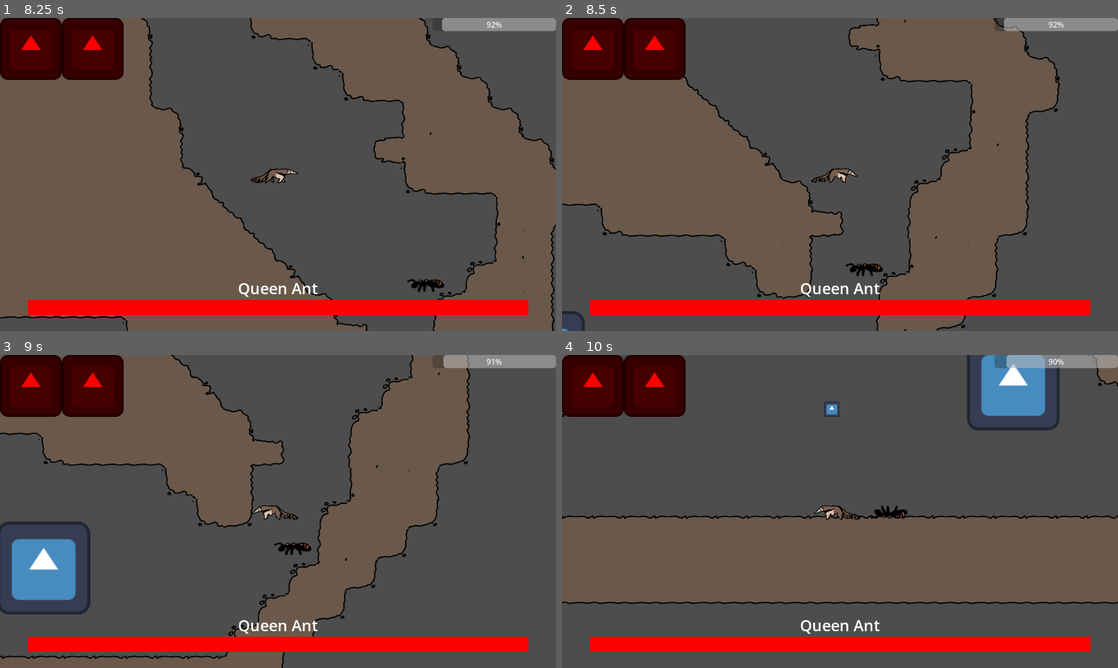
Above: before the commit, frames 1-4 (two rows, left to right).
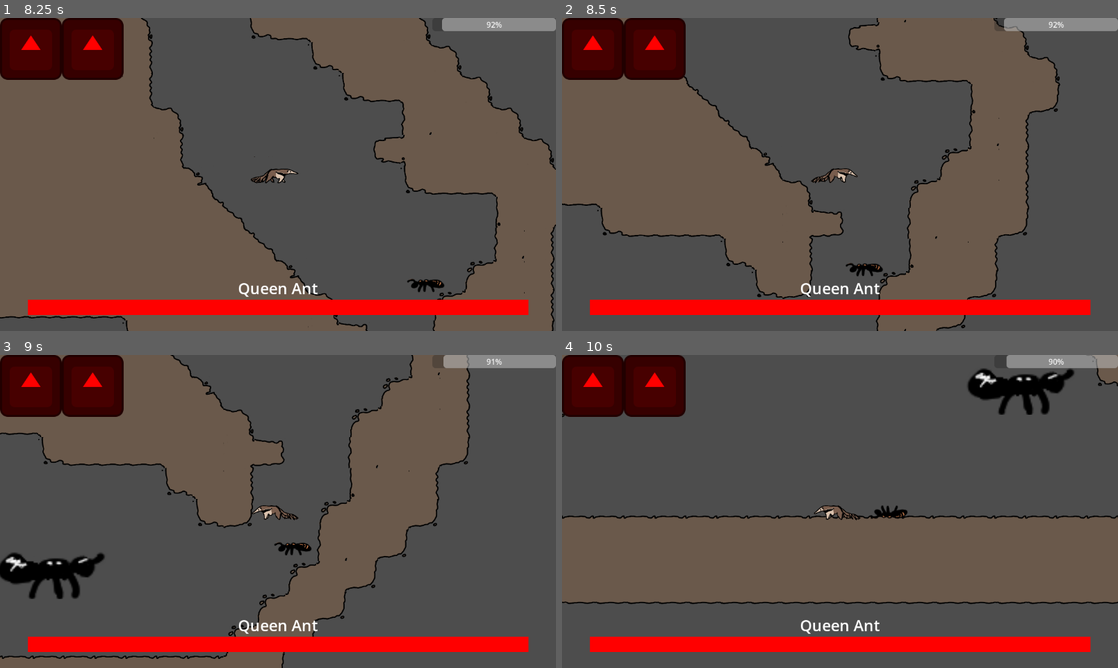
Above: after the commit, the same moments.

Repository: IncrediblyCreativeUsername/Team-Indecisive-Cutthroat-2026
Game: Godot game, scene res://UI/MainMenu.tscn
Same seed, same stepped clock (60 frames per second), same inputs: the game is played once before the commit and once after it. The engine's default icon, where the game draws it, is replaced by a stand-in: a white triangle on a blue panel in a dark square.
Inputs (mouse positions are in pixels of both pictures, inside the frame that each line leads up to):
- Up to frame 1 (8.25 s): click "Play" at 0.5 s; tap Enter at 1.25 s; move the mouse to (250, 237) at 1.27 s; hold D (MOVE_RIGHT) 1.28-2.78 s; tap Q (DROP) every 2.25 s from 1.35 to 8.1 s; tap W (JUMP) at 1.52, 2.27, 3.77, 4.52, 5.27, 6.77, 7.52 s; move the mouse to (444, 221) at 2.02 s; tap E (EAT) at 2.1, 4.35, 6.6 s; move the mouse to (111, 127) at 2.77 s; hold A (MOVE_LEFT) 2.78-5.03 s; click (111, 127) at 2.85 s; move the mouse to (305, 174) at 3.52 s; move the mouse to (194, 96) at 4.27 s; move the mouse to (400, 158) at 5.02 s; hold D (MOVE_RIGHT) from 5.03 s (still down); click (400, 158) at 5.1 s; move the mouse to (166, 190) at 5.77 s; move the mouse to (333, 105) at 6.52 s; move the mouse to (250, 237) at 7.27 s; click (250, 237) at 7.35 s; move the mouse to (444, 221) at 8.02 s
- Up to frame 2 (8.5 s): keep holding D (MOVE_RIGHT); tap W (JUMP) at 8.27 s
- Up to frame 3 (9 s): move the mouse to (111, 464) at 8.77 s; release D (MOVE_RIGHT) at 8.78 s; hold A (MOVE_LEFT) from 8.78 s (still down); tap E (EAT) at 8.85 s
- Up to frame 4 (10 s): keep holding A (MOVE_LEFT); move the mouse to (867, 511) at 9.52 s; click (867, 511) at 9.6 s; tap W (JUMP) at 9.77 s

Frame 1 is identical in both runs. In frame 2, less than 0.1% of the frame differs, in the area x 0-5%, y 93-100%; in frame 3, 3.2%, in the area x 0-19%, y 53-83%; in frame 4, 3.1%.

Commit message:
Temporary boss sprite

Diff:
--- a/Boss/Boss.tscn
+++ b/Boss/Boss.tscn
@@ -1,8 +1,12 @@
 [gd_scene format=3 uid="uid://b4w6kdudqm68g"]
 
 [ext_resource type="Script" uid="uid://7y37y6xdt8nt" path="res://Boss/boss.gd" id="1_4xi7c"]
-[ext_resource type="Texture2D" uid="uid://dlhfkqblbvnm8" path="res://Art/Placeholder/icon.svg" id="2_4xi7c"]
+[ext_resource type="Texture2D" uid="uid://ole04ijv4b8a" path="res://Art/antgame_chars.png" id="2_62g1u"]
 [ext_resource type="PackedScene" uid="uid://vxxr7h30akbh" path="res://UI/Bossbar.tscn" id="3_sdoex"]
+
+[sub_resource type="AtlasTexture" id="AtlasTexture_sdoex"]
+atlas = ExtResource("2_62g1u")
+region = Rect2(0, 0, 128, 128)
 
 [sub_resource type="RectangleShape2D" id="RectangleShape2D_epr5s"]
 size = Vector2(256, 256)
@@ -15,12 +19,9 @@
 script = ExtResource("1_4xi7c")
 
 [node name="Sprite2D" type="Sprite2D" parent="." unique_id=1254119740]
-scale = Vector2(3, 3)
-texture = ExtResource("2_4xi7c")
-
-[node name="spawn" type="Sprite2D" parent="." unique_id=1444110771]
-scale = Vector2(0.5, 0.5)
-texture = ExtResource("2_4xi7c")
+position = Vector2(0, -256)
+scale = Vector2(6, 6)
+texture = SubResource("AtlasTexture_sdoex")
 
 [node name="CollisionShape2D" type="CollisionShape2D" parent="." unique_id=226660341]
 shape = SubResource("RectangleShape2D_epr5s")
--- a/Boss/boss.gd
+++ b/Boss/boss.gd
@@ -43,8 +43,12 @@
 		lifetime += _delta
 		velocity.y = cos(lifetime * speedMod * PI) * speed * speedMod
 		velocity.x = cos(lifetime * speedMod * PI * 0.25) * speed * speedMod
-		$spawn.global_position = spawnpoint
 		move_and_slide()
+
+		if velocity.x > 0:
+			sprite.flip_h = true
+		else:
+			sprite.flip_h = false
 
 func grabbed(_grabOrigin : Vector2):
 	damageCooldown = damageCooldownMax
